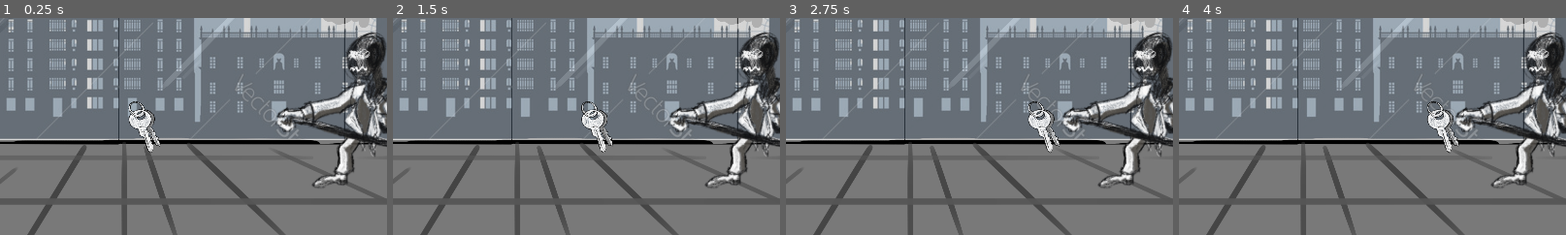
Above: before the commit, frames 1-4 (left to right).
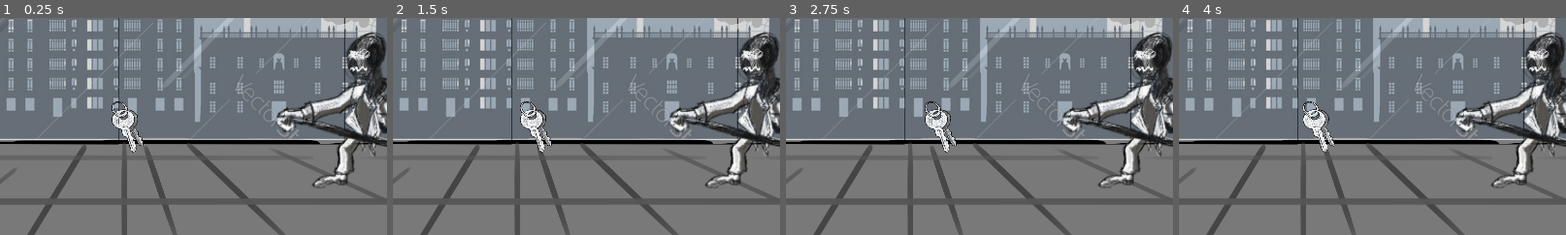
Above: after the commit, the same moments.

Repository: Xiphereal/CivisJam
Game: Godot game, scene res://scenes/main.tscn
Two runs of this game, one before a commit and one after it. Both use one fixed random seed, a clock stepped at 60 frames per second and the inputs below.
Inputs (mouse positions are % of the whole screen's width and height, from its top left):
- Up to frame 1 (0.25 s): no input
- Up to frame 2 (1.5 s): move the mouse to (72, 45) at 0.52 s; click (72, 45) at 0.6 s; move the mouse to (30, 55) at 1.27 s; click (30, 55) at 1.35 s
- Up to frame 3 (2.75 s): move the mouse to (60, 28) at 2.02 s; click (60, 28) at 2.1 s
- Up to frame 4 (4 s): move the mouse to (45, 70) at 2.77 s; click (45, 70) at 2.85 s; move the mouse to (80, 65) at 3.52 s; click (80, 65) at 3.6 s
The pictures show only the part of the screen within x 32-82%, y 47-97%; the shares and areas given below are measured in that part.

The runs differ from the first frame. In frame 1, 1.5% of the frame differs, in the area x 28-42%, y 38-63%; in frame 2, 1.6%; in frame 3, 1.6%; in frame 4, 1.6%, in the area x 31-73%, y 38-63%.

Commit message:
"Added win and lose music"

Diff:
--- a/scenes/key.gd
+++ b/scenes/key.gd
@@ -6,6 +6,9 @@
 @export var boss_pull_force_based_on_distance = 0.3
 
 @onready var did_i_win_or_lose: Label = %DidIWinOrLose
+
+const YOULOSE = preload("res://audio/YOULOSE.wav")
+const YOUWIN = preload("res://audio/YOUWIN.wav")
 
 func _process(delta):
 	if Input.is_action_just_pressed("pull"):
@@ -30,10 +33,14 @@
 func _on_win(area: Area2D) -> void:
 	did_i_win_or_lose.text = "You win!"
 	_reach_end_game()
+	%Music.stream = YOUWIN
+	%Music.play()
 
 func _on_defeat(area: Area2D) -> void:
 	did_i_win_or_lose.text = "You lose..."
 	_reach_end_game()
+	%Music.stream = YOULOSE
+	%Music.play()
 
 func _reach_end_game():
 	player_pull_force = 0
--- a/scenes/main.tscn
+++ b/scenes/main.tscn
@@ -85,6 +85,7 @@
 scale = Vector2(3.10714, 3.10714)
 script = ExtResource("1_flnan")
 player_pull_force = 30
+boss_pull_force_based_on_distance = 0.08
 metadata/_edit_group_ = true
 
 [node name="Sprite2D" type="Sprite2D" parent="Key"]
@@ -126,6 +127,7 @@
 label_settings = SubResource("LabelSettings_umco7")
 
 [node name="Music" type="AudioStreamPlayer" parent="."]
+unique_name_in_owner = true
 stream = ExtResource("3_5jvhv")
 autoplay = true
 
Not shown, added: audio/YOULOSE.wav.import
Not shown, added: audio/YOUWIN.wav.import
Not shown, added: audio/YOULOSE.wav
Not shown, added: audio/YOUWIN.wav
